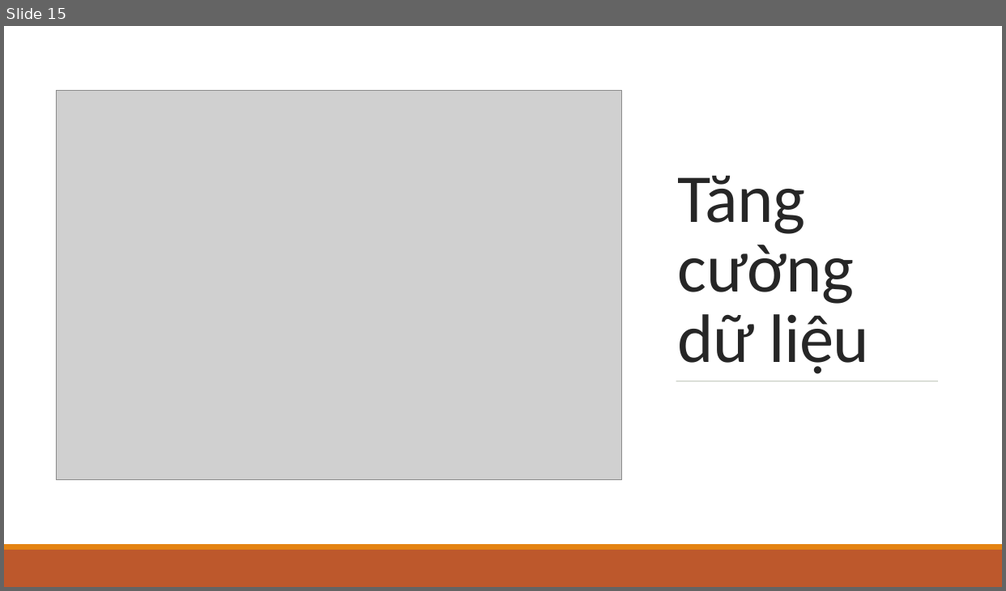
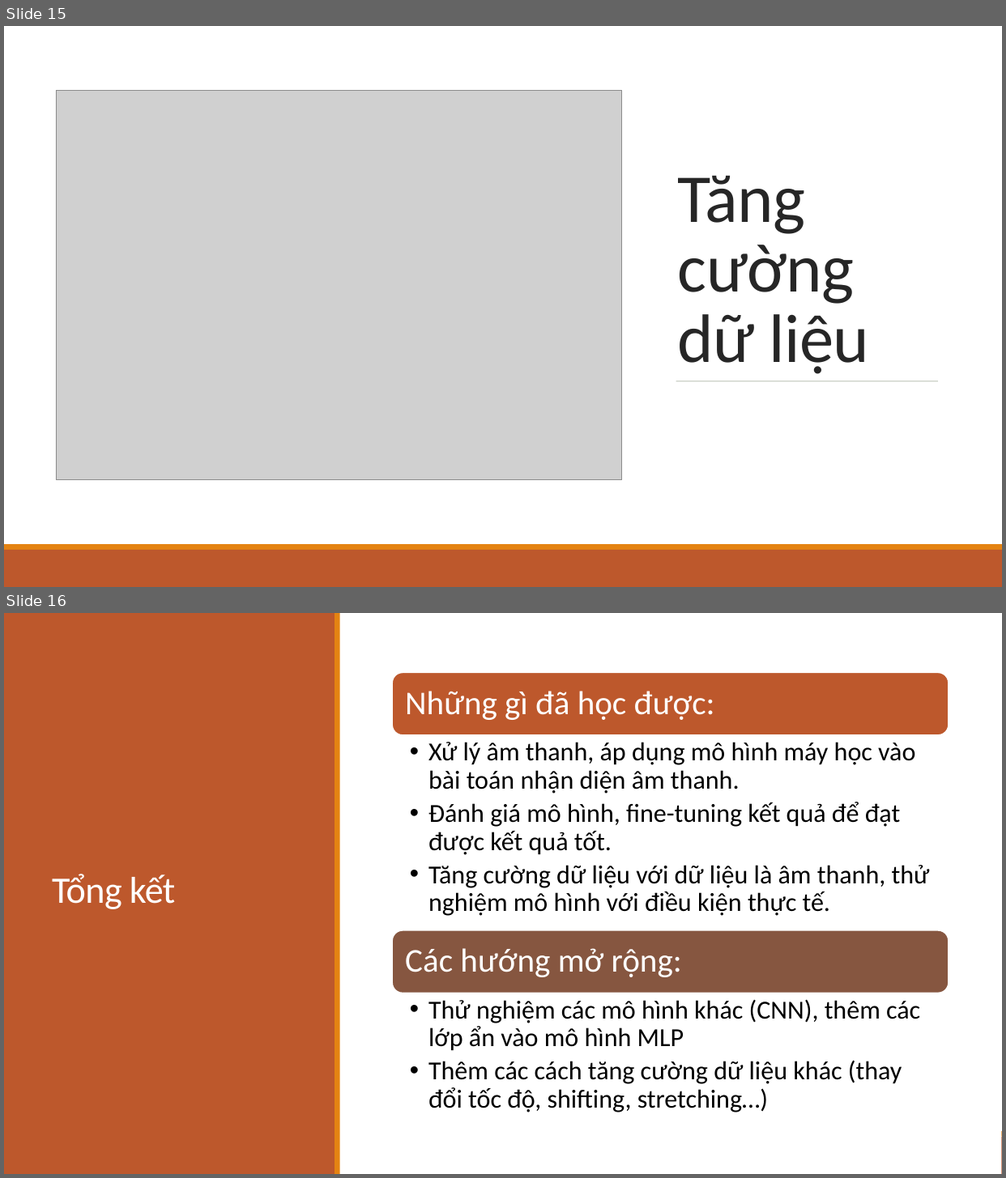
Before and after one commit to hoangphuc1998/DataScienceFinalProject, a slide deck: DataScience.pptx. Shown one above the other, each under a label of ours: slide 15 before the commit, slides 15 and 16 after it. The pictures are 1006x591 and 1006x1178 pixels, drawn with LibreOffice and Linux fonts; fonts in the diff are those of the drawing; grey boxes stand for pictures. Boxes give left, top, right and bottom in pixels: in the first picture for what was removed or moved away, otherwise in the second. Text is boxed around its words. In the diff, an @@ line names an element or a change of style, - is before the commit and + after.

```diff
--- a/DataScience.pptx
+++ b/DataScience.pptx
@@ slide 16 added at [4,613,1002,1174], background #FFFFFF @@
@@ rectangle added at [4,613,1002,1174], fill #FFFFFF @@
@@ rectangle added at [4,613,335,1174], fill #BD582C @@
@@ rectangle added at [335,613,340,1174], fill #E48312 @@
@@ title added at [52,874,175,909], 36 pt, text #FFFFFF @@
+Tổng kết
@@ group added at [393,672,948,1113]: 4 texts, 2 rounded rectangles @@
+Những gì đã học được:
+  • Xử lý âm thanh, áp dụng mô hình máy học vào bài toán nhận diện âm thanh.
+  • Đánh giá mô hình, fine-tuning kết quả để đạt được kết quả tốt.
+  • Tăng cường dữ liệu với dữ liệu là âm thanh, thử nghiệm mô hình với điều kiện thực tế.
+Các hướng mở rộng:
+  • Thử nghiệm các mô hình khác (CNN), thêm các lớp ẩn vào mô hình MLP
+  • Thêm các cách tăng cường dữ liệu khác (thay đổi tốc độ, shifting, stretching…)
@@ rectangle added at [4,1137,1002,1174], fill #BD582C @@
@@ rectangle added at [4,1131,1002,1137], fill #E48312 @@
```
Also in this commit, not shown: 1 slide changed, 1 other slide added, 1 slide removed, 1 other file.
